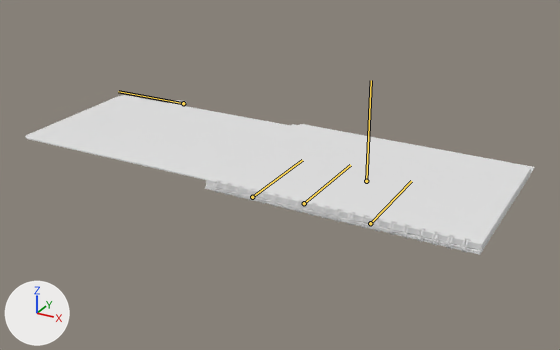
Before and after pictures for a commit that changed the FBX model The Outer Frame/Assets/Models/notebook-model.fbx.
Rendered twice from a 50 mm lens placed at (0.214, -0.295, 0.141), pointed at (0.05, 0.003, -0.008). The lights are fixed; the arrows at lower left show +X, +Y and +Z. Both versions are drawn at frame 7 of the action 'notebook armature|showPhonebook'; the numbers are the values there. The bones that bend it are drawn over the model as lines.

Objects in the first picture: 'notebook backcover', 'notebook cover', 'notebook pagerest', 'notebook phonebook', 'notebook rings'.
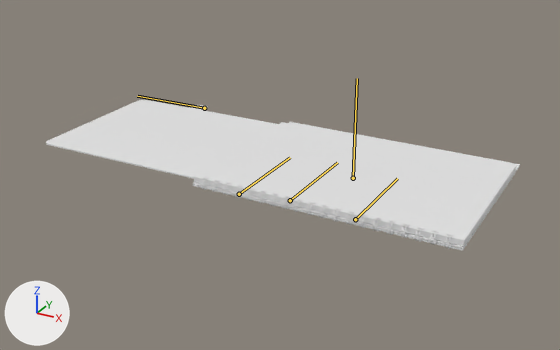
Boxes [x1, y1, x2, y2] around the edits, measured in the pictures (560 x 350 px):
'notebook pagerest', posed: before [206, 124, 531, 250]; after [194, 122, 516, 246]
'notebook phonebook', posed: before [25, 95, 291, 180]; after [46, 100, 278, 179]
'notebook backcover', posed: before [205, 124, 534, 253]; after [193, 122, 520, 249]
'notebook rings', posed: before [213, 181, 469, 253]; after [200, 178, 452, 249]
'notebook cover', posed: before [205, 176, 530, 255]; after [193, 172, 516, 251]
bone 'BASE', root to tip: before (366, 181) to (371, 80); after (353, 178) to (357, 78)
bone 'phonebook bone', root to tip: before (183, 103) to (118, 91); after (204, 108) to (137, 96)

What changed in the scene script:
```text
Change bone_base:
    where bone_base = bpy.data.objects['notebook armature'].pose.bones['BASE']
    bone_base.location: (0.0959, 0.0, 0.0) -> (0.0894, 0.0, 0.0)
Change bone_phonebook_bone:
    where bone_phonebook_bone = bpy.data.objects['notebook armature'].pose.bones['phonebook bone']  # child of 'BASE'
    bone_phonebook_bone.location: (0.0009, 0.1141, -0.0011) -> (0.0009, 0.0926, 0.0)
```
